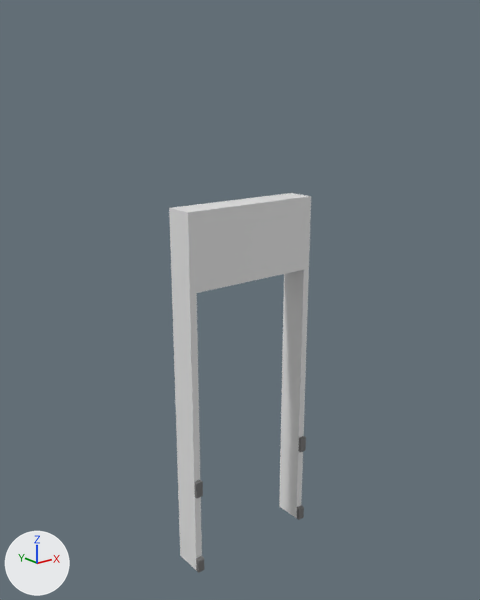
Before and after pictures for a commit that changed the Blender file Assets/BlenderFiles/TürrahmenMitLeiste1*3.blend.
The view is the same before and after, from a 50 mm camera at (-2.17, -3.4, 3.17) aimed at (0.49, -0.07, 1.84). Arrows for +X, +Y and +Z are at lower left; the lights stay in place.

Objects in the first picture: 'Wand 1 * 4'.
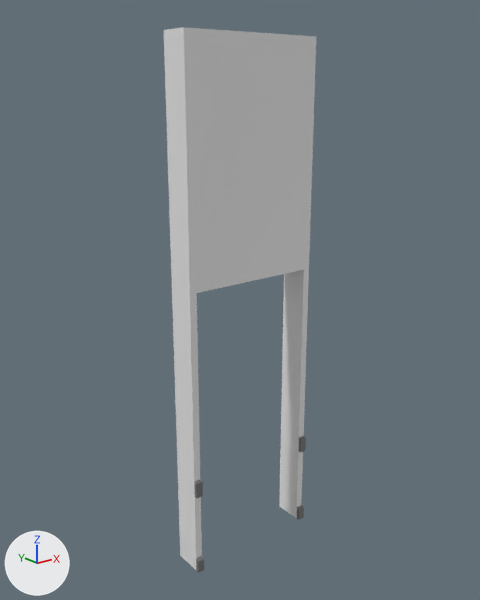
What changed in the scene script:
```text
Change me_cube:
    where me_cube.from_pydata(...)  # 56 vertices, 34 faces; spans x 0.0..1.0, y -0.23..0.0, z 0.0..2.5
    used by ob_wand_1___4; location = (0.0, 0.0, 0.0)
    before: 0 (1.0, 0.0, 2.5) at pixel (290, 192), 2 (1.0, -0.2, 2.5) at pixel (311, 196), 4 (0.0, 0.0, 2.5) at pixel (169, 207), 6 (0.0, -0.2, 2.5) at pixel (188, 212)
    me_cube part 1
    add for i in [0, 2, 4, 6]: me_cube.vertices[i].co += Vector((0.0, 0.0, 1.0))
```

Location of each change, (x1, y1, x2, y2) in pixels of the pictures (480 x 600 px; the box of a moved part takes in the faces that stretch with it):
'Wand 1 * 4', reshaped (7% wider, 44% taller)
    before: (169, 193, 311, 573)
    after: (164, 27, 316, 573)
part 1 of me_cube, moved or reshaped
    before: (169, 193, 311, 215)
    after: (164, 27, 316, 215)
